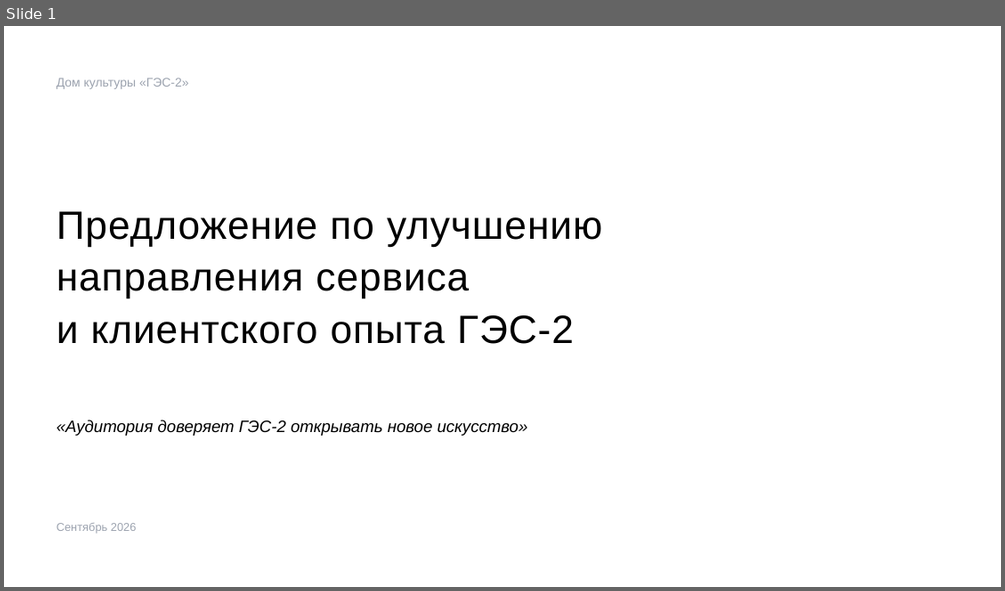
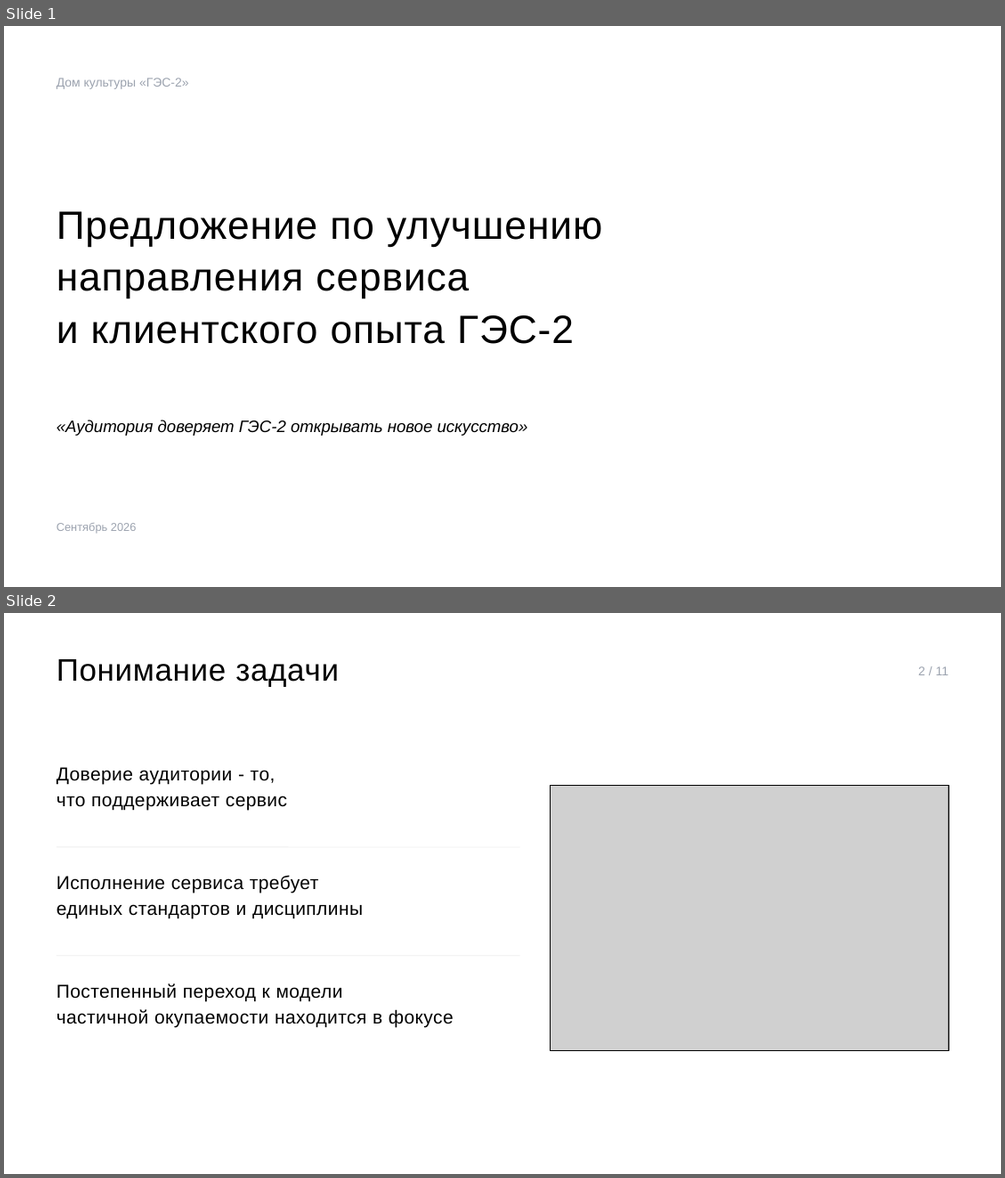
Before and after one commit to skrasin/ges-2, a slide deck: docs/strategy/ges2-service-cx-proposal.pptx. Shown one above the other, each under a label of ours: slide 1 before the commit, slides 1 and 2 after it. The pictures are 1005x591 and 1005x1178 pixels, drawn with LibreOffice and Linux fonts; fonts in the diff are those of the drawing; grey boxes stand for pictures. Boxes give left, top, right and bottom in pixels: in the first picture for what was removed or moved away, otherwise in the second. Text is boxed around its words. In the diff, an @@ line names an element or a change of style, - is before the commit and + after.

```diff
--- a/docs/strategy/ges2-service-cx-proposal.pptx
+++ b/docs/strategy/ges2-service-cx-proposal.pptx
@@ slide 2 added at [4,613,1001,1174], background #FFFFFF @@
@@ text added at [57,659,339,687], 30 pt, text #000000 @@
+Понимание задачи
@@ text added at [918,666,949,675], 12 pt, text #9CA3AF @@
+2 / 11
@@ text added at [57,767,287,811], 18 pt, text #000000 @@
+Доверие аудитории - то,
+что поддерживает сервис
@@ picture added at [550,785,948,1051] @@
@@ rectangle added at [550,785,948,1051], outline #000000 0.5 pt @@
@@ line added from (57, 847) to (520, 847), #EEEEEE 0.75 pt @@
@@ text added at [57,875,363,918], 18 pt, text #000000 @@
+Исполнение сервиса требует
+единых стандартов и дисциплины
@@ line added from (57, 956) to (520, 956), #EEEEEE 0.75 pt @@
@@ text added at [57,983,453,1027], 18 pt, text #000000 @@
+Постепенный переход к модели
+частичной окупаемости находится в фокусе
```
Also in this commit, not shown: 9 slides changed, 1 slide removed, 2 other files.
